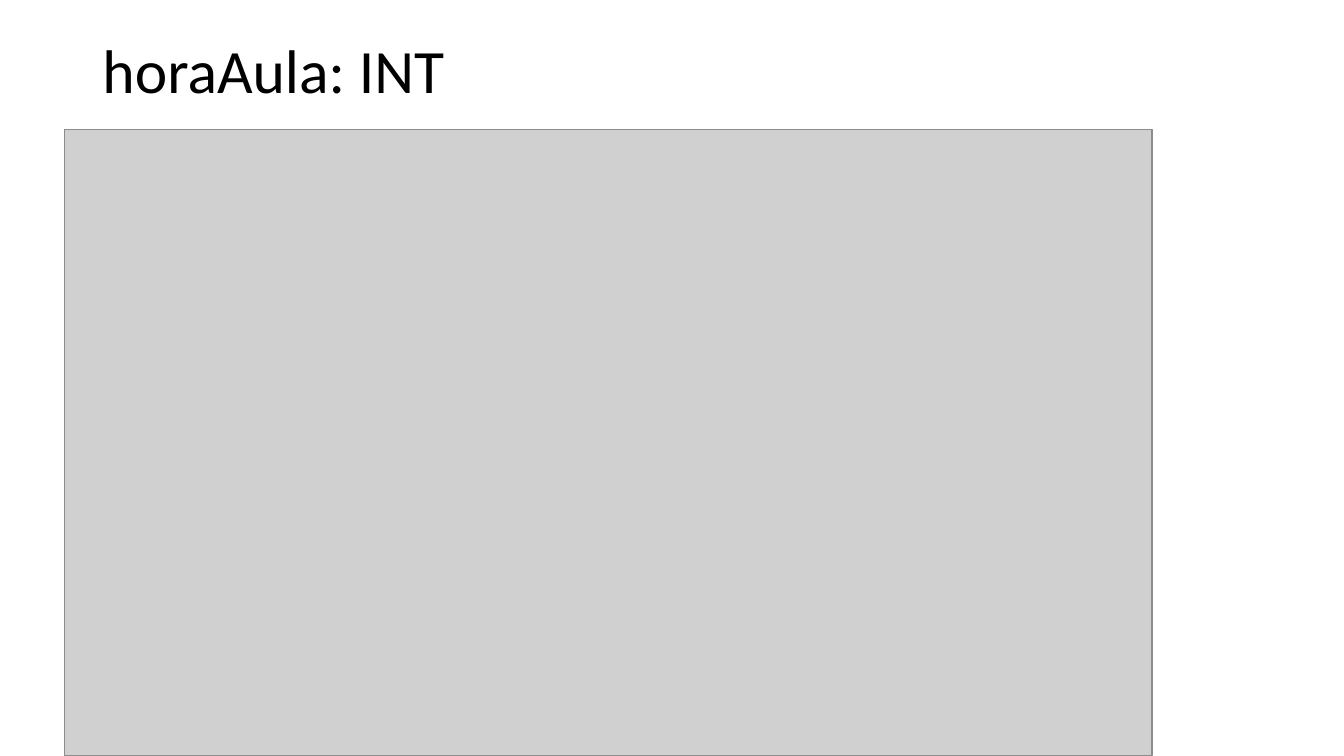
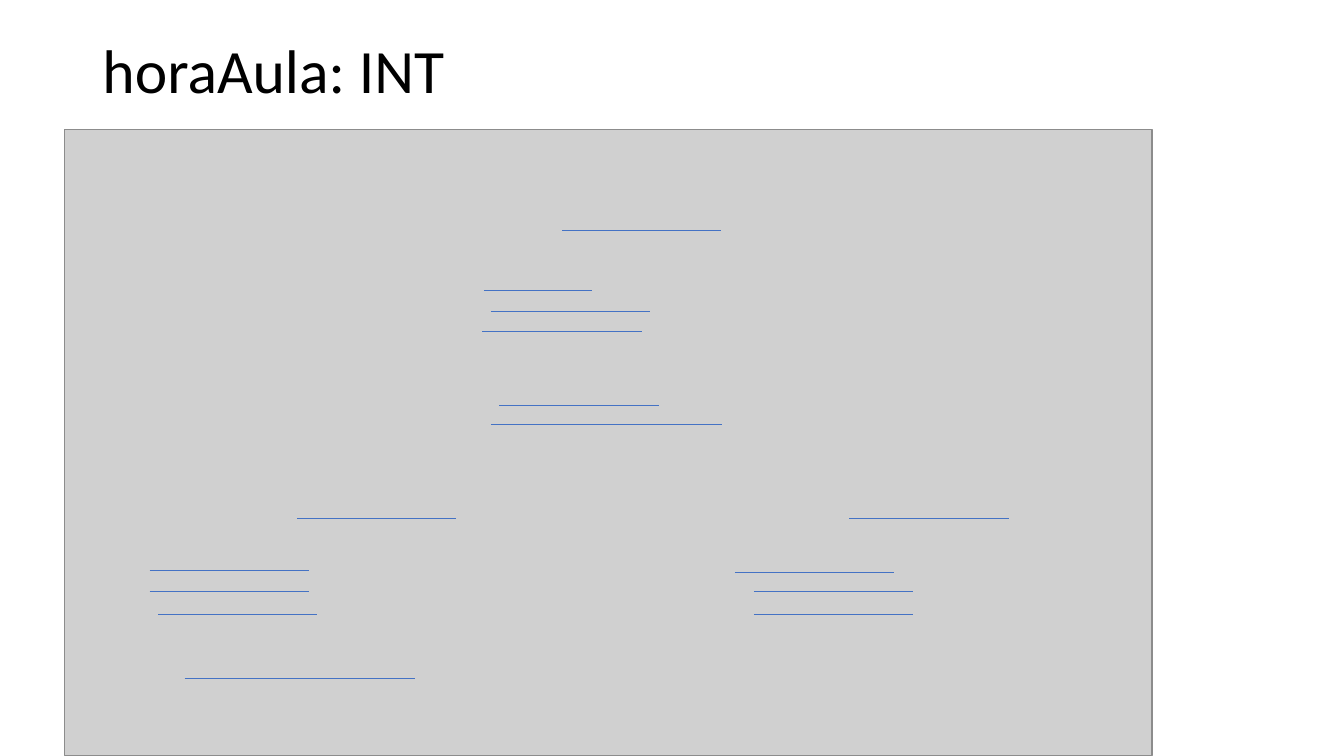
Before and after one commit to MarcioJuniorDev/DS, a slide deck: slide 2 of atividade_POO/PROJETO ESCOLA.pptx. Drawn at 1344x756 pixels with LibreOffice and Linux fonts; fonts in the diff are those of the drawing; grey boxes stand for pictures. Boxes give left, top, right and bottom in pixels: in the first picture for what was removed or moved away, otherwise in the second. Text is boxed around its words. In the diff, an @@ line names an element or a change of style, - is before the commit and + after.

```diff
--- a/atividade_POO/PROJETO ESCOLA.pptx
+++ b/atividade_POO/PROJETO ESCOLA.pptx
@@ line added from (563, 230) to (722, 230), #4472C4 0.5 pt @@
@@ line added from (484, 290) to (593, 290), #4472C4 0.5 pt @@
@@ line added from (491, 312) to (650, 312), #4472C4 0.5 pt @@
@@ line added from (483, 332) to (642, 332), #4472C4 0.5 pt @@
@@ line added from (499, 405) to (658, 405), #4472C4 0.5 pt @@
@@ line added from (491, 424) to (722, 424), #4472C4 0.5 pt @@
@@ line added from (297, 519) to (457, 519), #4472C4 0.5 pt @@
@@ line added from (850, 519) to (1009, 519), #4472C4 0.5 pt @@
@@ line added from (149, 571) to (310, 571), #4472C4 0.5 pt @@
@@ line added from (149, 592) to (310, 592), #4472C4 0.5 pt @@
@@ line added from (735, 572) to (894, 572), #4472C4 0.5 pt @@
@@ line added from (754, 592) to (913, 592), #4472C4 0.5 pt @@
@@ line added from (158, 615) to (318, 615), #4472C4 0.5 pt @@
@@ line added from (754, 615) to (913, 615), #4472C4 0.5 pt @@
@@ line added from (185, 679) to (415, 679), #4472C4 0.5 pt @@
```
Also in this commit, not shown: 7 other files.
